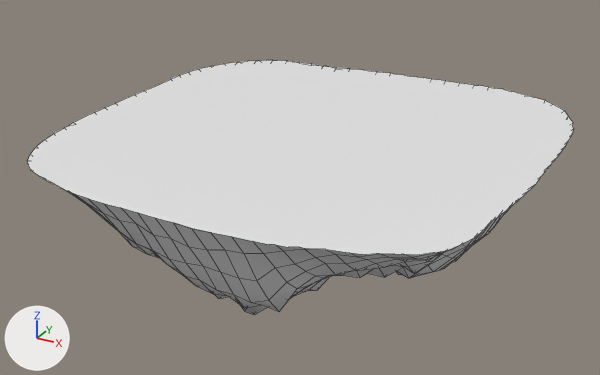
Two versions of the FBX model Vegan Vamp Unity/Assets/Art/Terrain/Islands flying/Puzzle2.fbx, one commit apart.
Rendered twice from a 50 mm camera at (1.46, -2.73, 1.07) aimed at (-0.04, 0.0, -0.3). The axes (+X, +Y, +Z) are drawn at lower left. The lights are the same throughout. Mesh edges are drawn as thin lines. Where no turn or scale is listed for an object, it has been applied to the vertices.

The scene before the commit, as lines of its bpy script (objects in view):
```python
mat_puzzle2 = principled_material('Puzzle2')
mat_puzzle2.base_color = (0.8, 0.8, 0.8)  # white #e7e7e7
me_landscape_008 = bpy.data.meshes.new('Landscape.008')
me_landscape_008.from_pydata(...)  # 828 vertices, 693 faces; spans x -0.91..0.93, y -0.94..0.91, z -0.7..-0.04
me_landscape_008.materials.append(mat_puzzle2)  # white #e7e7e7
ob_puzzle2 = bpy.data.objects.new('Puzzle2', me_landscape_008)
ob_puzzle2.location = (0.0, 0.0, 0.0)
```
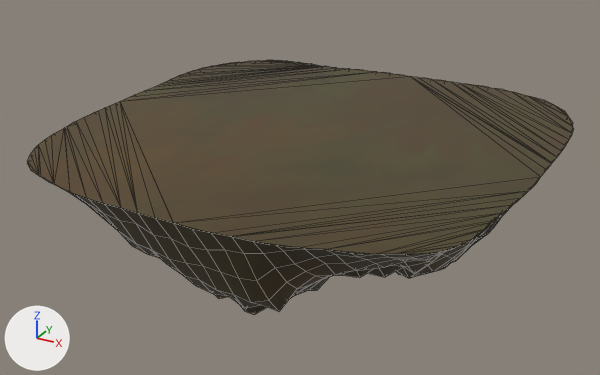
Where the newer file only moved an object's origin or applied its transform, the numbers keep the older frame.

Where the change shows, as pixel boxes (x1, y1, x2, y2) in the pictures (600 x 375 px):
'Puzzle2', surface changed (white to brown): (27, 60, 574, 315) in both

The change, as a list of edits to the scene's bpy script:
```text
Add img_grass_swamp_dark_up_png:
    img_grass_swamp_dark_up_png = load_image('Grass_swamp_dark_up.png', '_unpacked/Grass_swamp_dark_up.png', 2048, 2048, 'sRGB')
Change mat_puzzle2:
    remove mat_puzzle2.base_color = (0.8, 0.8, 0.8)  # white #e7e7e7
    add mat_puzzle2.texture = img_grass_swamp_dark_up_png  # with its transparency
```
